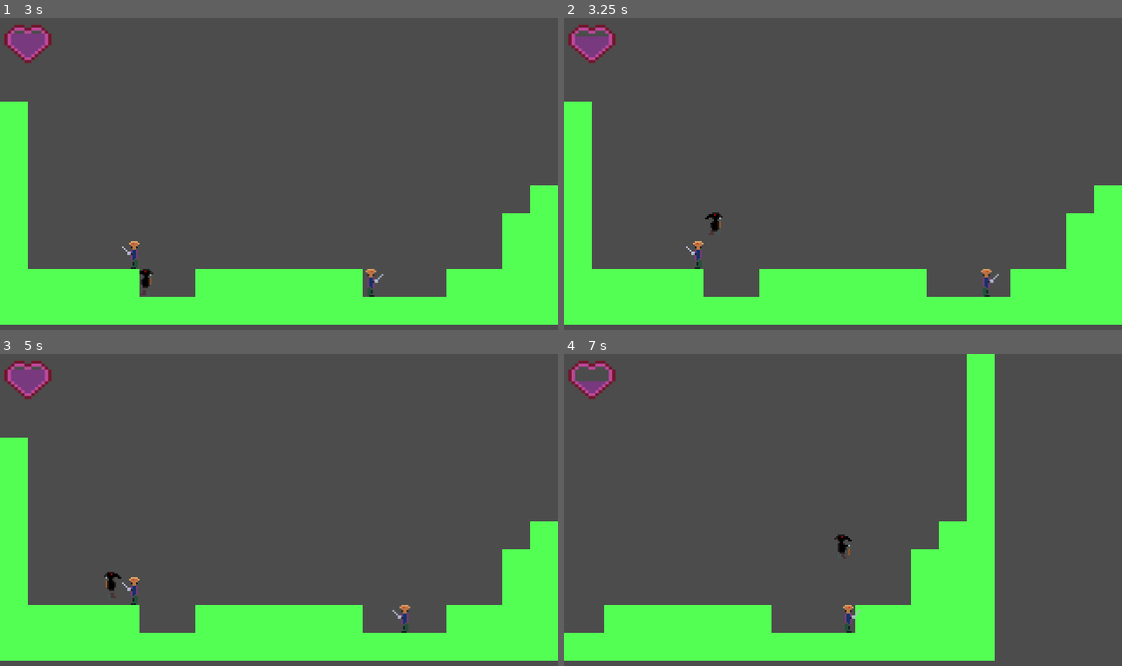
Above: before the commit, frames 1-4 (two rows, left to right).
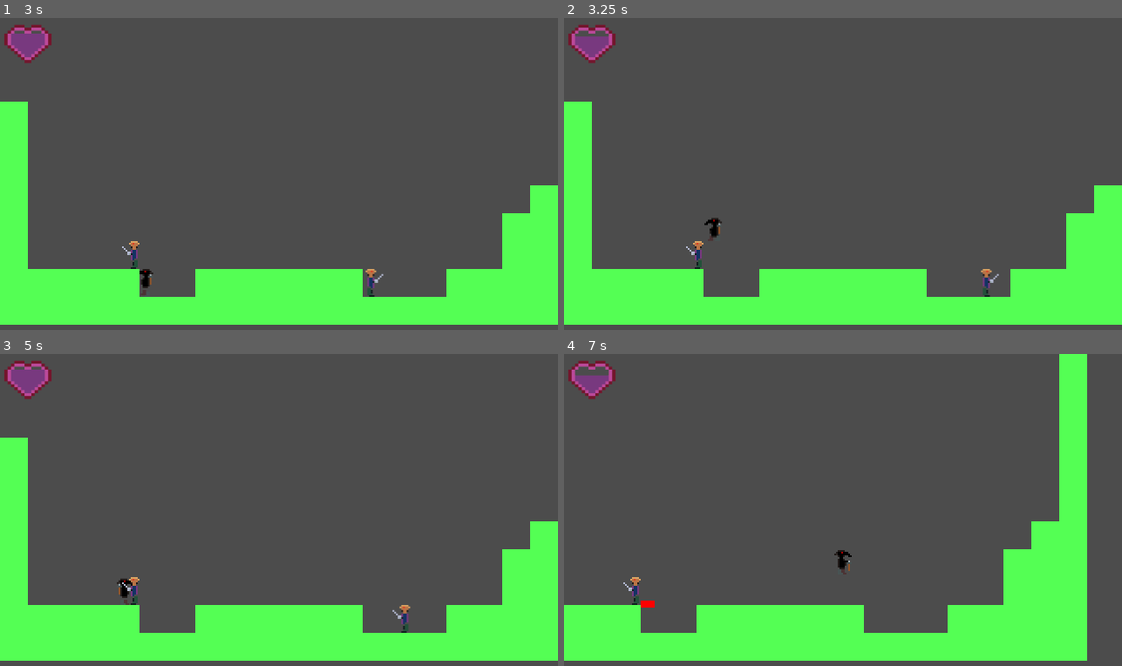
Above: after the commit, the same moments.

Repository: Guardian180/Game-Jam
Game: Godot game, scene res://src/Main.tscn
Two runs of this game, one before a commit and one after it. Both use one fixed random seed, a clock stepped at 60 frames per second and the inputs below.
Inputs (mouse positions are in pixels of both pictures, inside the frame that each line leads up to):
- Up to frame 1 (3 s): tap Enter (ui_accept) at 0.5 s; move the mouse to (251, 236) at 0.52 s; hold D (MoveRight) 0.53-2.03 s; tap Q (Attack) at 0.6 s; tap Space (Jump) at 0.77, 1.52 s; move the mouse to (446, 220) at 1.27 s; tap P (Ouch) at 1.35 s; move the mouse to (111, 127) at 2.02 s; hold A (MoveLeft) from 2.03 s (still down); tap E (Platform) at 2.1 s; move the mouse to (306, 174) at 2.77 s; click (306, 174) at 2.85 s
- Up to frame 2 (3.25 s): keep holding A (MoveLeft); tap Space (Jump) at 3.02 s
- Up to frame 3 (5 s): move the mouse to (195, 432) at 3.52 s; tap Q (Attack) at 3.6 s; tap Space (Jump) at 3.77, 4.52 s; move the mouse to (401, 494) at 4.27 s; release A (MoveLeft) at 4.28 s; hold D (MoveRight) from 4.28 s (still down); tap P (Ouch) at 4.35 s
- Up to frame 4 (7 s): keep holding D (MoveRight); move the mouse to (731, 525) at 5.02 s; tap E (Platform) at 5.1 s; move the mouse to (898, 441) at 5.77 s; click (898, 441) at 5.85 s; tap Space (Jump) at 6.02, 6.77 s; move the mouse to (815, 572) at 6.52 s; tap Q (Attack) at 6.6 s

Frame 1 is identical in both runs. In frame 2, 0.1% of the frame differs, in the area x 25-29%, y 62-72%; in frame 3, 0.2%; in frame 4, 20%, in the area x 0-94%, y 0-99%.

Commit message:
Add iframes

Diff:
--- a/src/Actor.gd
+++ b/src/Actor.gd
@@ -23,6 +23,9 @@
 func process_movement_inputs():
 	pass
 
+func is_invuln():
+	pass
+
 func take_damage(knockback, amount):
 	_knockback = knockback
 	add_or_remove_health(amount)
--- a/src/BodyHitbox.gd
+++ b/src/BodyHitbox.gd
@@ -1,6 +1,21 @@
 extends Area2D
 
+var is_damaging = false
+var player = null
+# This assumes that there's only player to damage
+
+func _process(delta):
+	if is_damaging:
+		if player.is_invuln():
+			return
+		var x = player.position.x < self.get_parent().position.x
+		var knock_power = Vector2(-200 if x else 200, -100)
+		player.take_damage(knock_power, 5)
+		player.set_iframes()
+
 func _on_BodyHitbox_area_entered(area):
-	var x = area.get_parent().position.x < self.get_parent().position.x
-	var knock_power = Vector2(-200 if x else 200, -100)
-	area.get_parent().take_damage(knock_power, 5)
+	player = area.get_parent()
+	is_damaging = true
+
+func _on_BodyHitbox_area_exited(area):
+	is_damaging = false
--- a/src/Enemy.tscn
+++ b/src/Enemy.tscn
@@ -82,3 +82,4 @@
 shape = SubResource( 1 )
 
 [connection signal="area_entered" from="BodyHitbox" to="BodyHitbox" method="_on_BodyHitbox_area_entered"]
+[connection signal="area_exited" from="BodyHitbox" to="BodyHitbox" method="_on_BodyHitbox_area_exited"]
--- a/src/Player.gd
+++ b/src/Player.gd
@@ -34,6 +34,8 @@
 var _charge_timer = 0.0
 var _charge_timer_limit = 1.0
 var _melee_delay = 0.1
+var _iframe_timer = 0.0
+var _iframe_timer_limit = 1.2
 
 enum attack_direction {right, down, left, up}
 
@@ -71,6 +73,7 @@
 			do_melee_attack(direction, size, 10, false)
 		elif _charge_timer > _melee_delay:
 			is_still_charging = true
+	_iframe_timer = min(_iframe_timer + delta, _iframe_timer_limit)
 
 func _physics_process(delta: float):
 	# updating variables
@@ -238,3 +241,9 @@
 	knife_anim.global_position = global_position - Vector2(0, 1) # location of instanced packed scene.
 	# end knife attack animation. queue_free is called by animationplayer node within the knife animation scene
 	# to remove from scene when animation finishes.
+
+func is_invuln():
+	return _iframe_timer <_iframe_timer_limit
+
+func set_iframes():
+	_iframe_timer = 0.0
